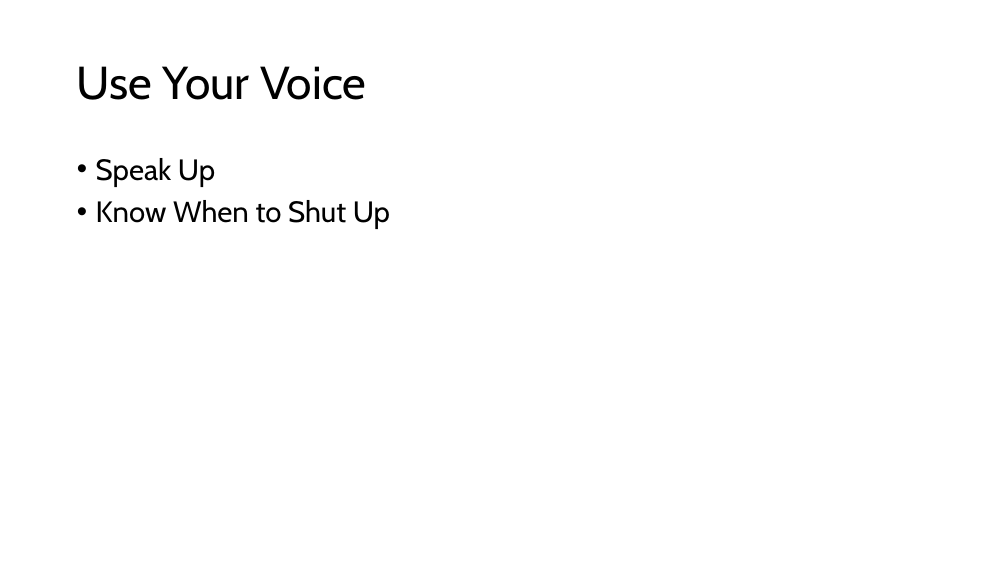
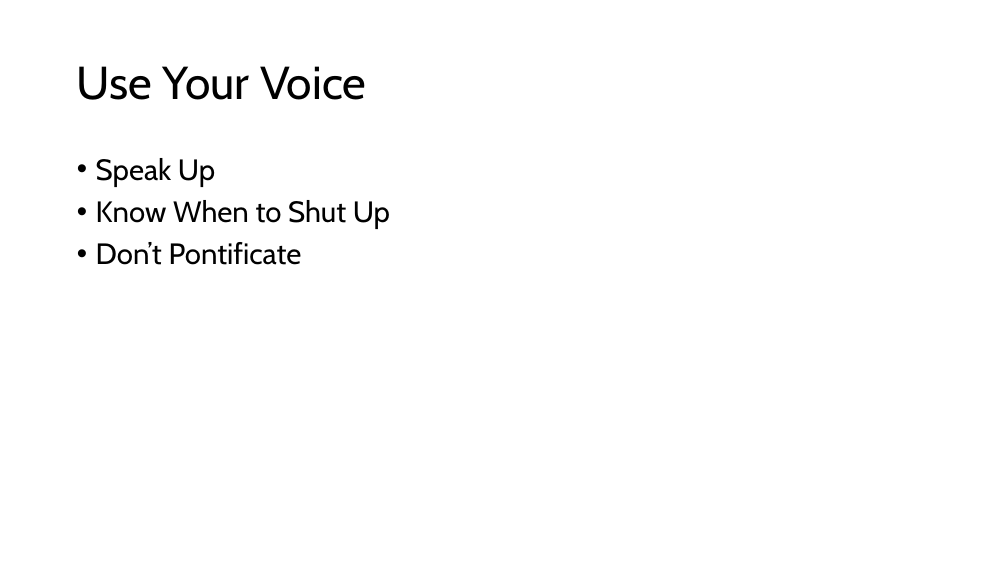
Before and after one commit to dtuuri/presentations, a slide deck: slide 7 of ShitIWishIKnew.pptx (slide 6 before the commit). Drawn at 1008x567 pixels with LibreOffice and Linux fonts; fonts in the diff are those of the drawing. Boxes give left, top, right and bottom in pixels: in the first picture for what was removed or moved away, otherwise in the second. Text is boxed around its words. In the diff, an @@ line names an element or a change of style, - is before the commit and + after.

```diff
--- a/ShitIWishIKnew.pptx
+++ b/ShitIWishIKnew.pptx
@@ text at <box>96,242,302,265</box>: paragraph added @@
+• Don’t Pontificate
```
Also in this commit, not shown: 8 other slides changed, 7 slides added, 2 slides removed.
